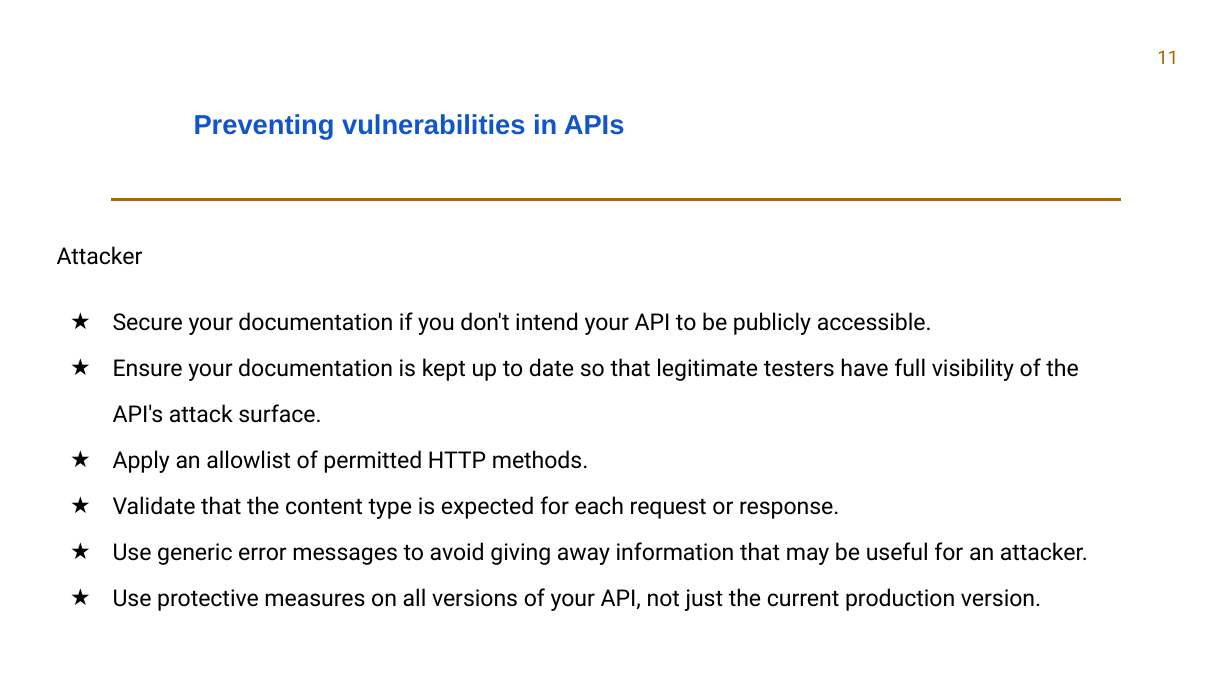
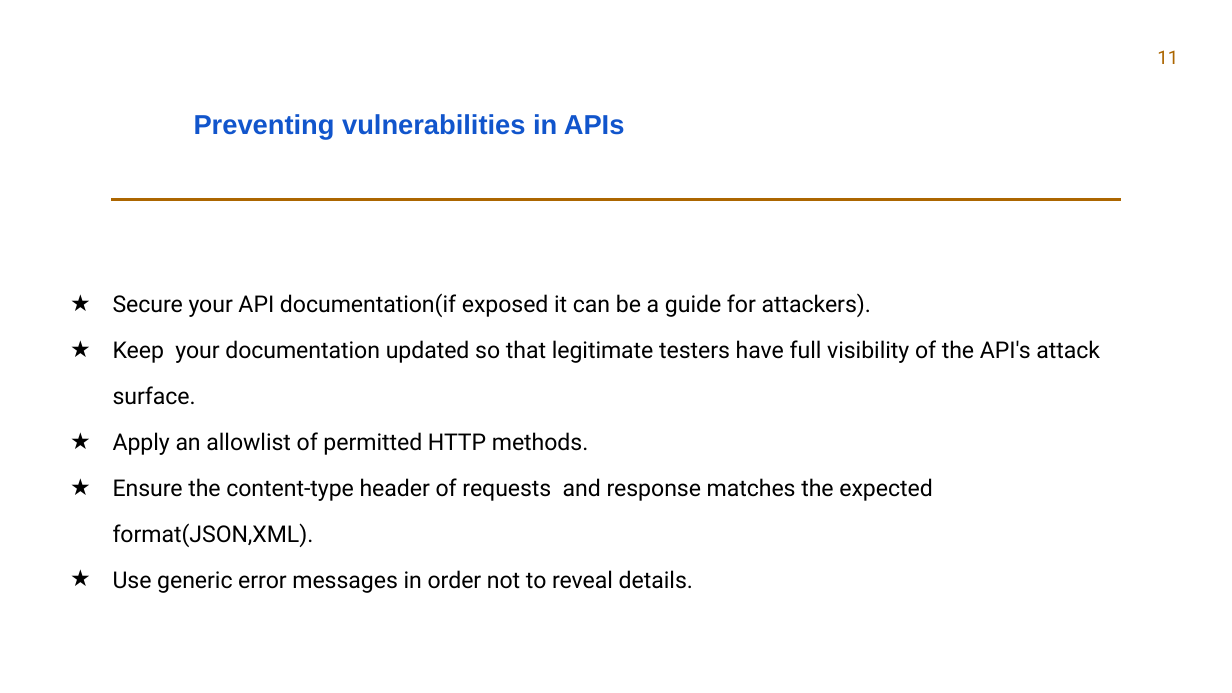
Before and after one commit to Embeytey/APITesting, a slide deck: slide 11 of API TESTING _Presentation.pptx. Drawn at 1232x693 pixels with LibreOffice and Linux fonts; fonts in the diff are those of the drawing. Boxes give left, top, right and bottom in pixels: in the first picture for what was removed or moved away, otherwise in the second. Text is boxed around its words. In the diff, an @@ line names an element or a change of style, - is before the commit and + after.

Commit message:
slide_presentation updated

```diff
--- a/API TESTING _Presentation.pptx
+++ b/API TESTING _Presentation.pptx
@@ text at [113,293,1100,405]: text changed @@
-Attacker
-★ Secure your documentation if you don't intend your API to be publicly accessible.
-★ Ensure your documentation is kept up to date so that legitimate testers have full visibility of the API's attack surface.
+★ Secure your API documentation(if exposed it can be a guide for attackers).
+★ Keep your documentation updated so that legitimate testers have full visibility of the API's attack surface.
@@ text at [113,478,932,593]: text changed @@
-★ Validate that the content type is expected for each request or response.
-★ Use generic error messages to avoid giving away information that may be useful for an attacker.
-★ Use protective measures on all versions of your API, not just the current production version.
+★ Ensure the content-type header of requests and response matches the expected format(JSON,XML).
+★ Use generic error messages in order not to reveal details.
```
Also in this commit, not shown: 2 other slides changed.
